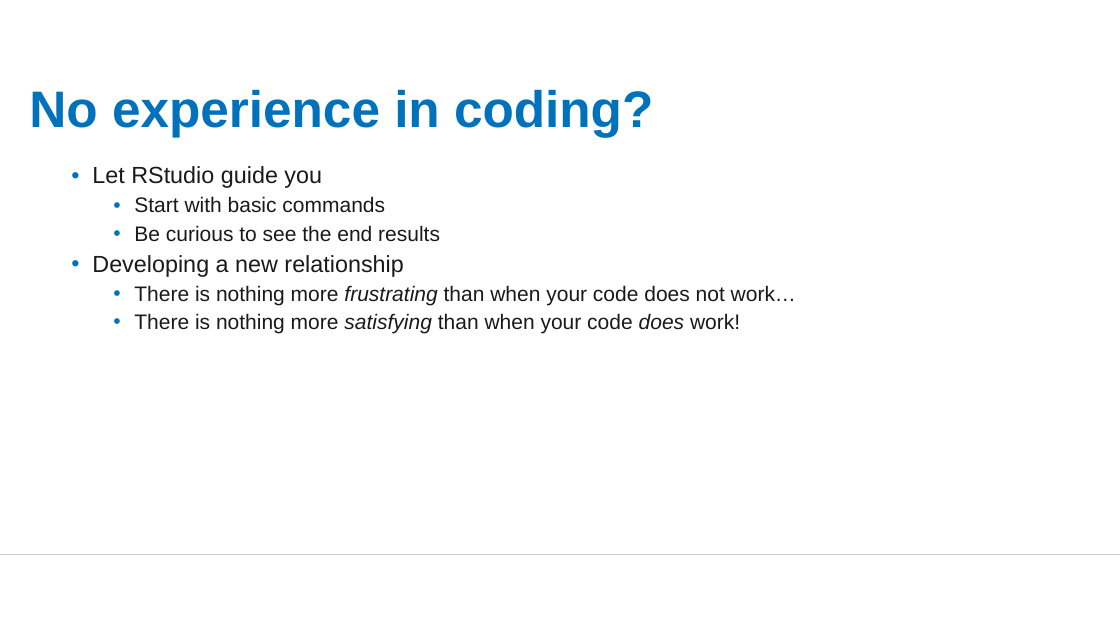
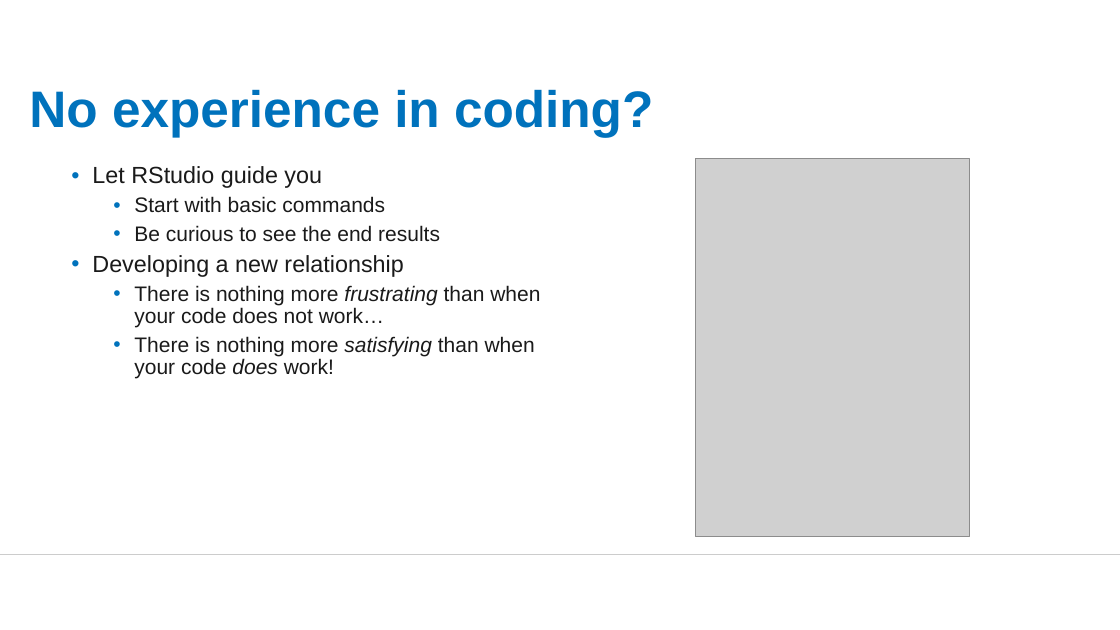
Before and after one commit to dickoa/panafrican-dima-r-training, a slide deck: slide 14 of intro/intro-presentation.pptx. Drawn at 1120x630 pixels with LibreOffice and Linux fonts; fonts in the diff are those of the drawing; grey boxes stand for pictures; background and template pictures are left out. Boxes give left, top, right and bottom in pixels: in the first picture for what was removed or moved away, otherwise in the second. Text is boxed around its words. In the diff, an @@ line names an element or a change of style, - is before the commit and + after.

```diff
--- a/intro/intro-presentation.pptx
+++ b/intro/intro-presentation.pptx
@@ text "Let RStudio guide you" rewrapped from <box>92,166,796,334</box> to <box>92,166,540,379</box> @@
@@ picture added at <box>696,159,970,537</box> @@
```
Also in this commit, not shown: 7 other slides changed.
